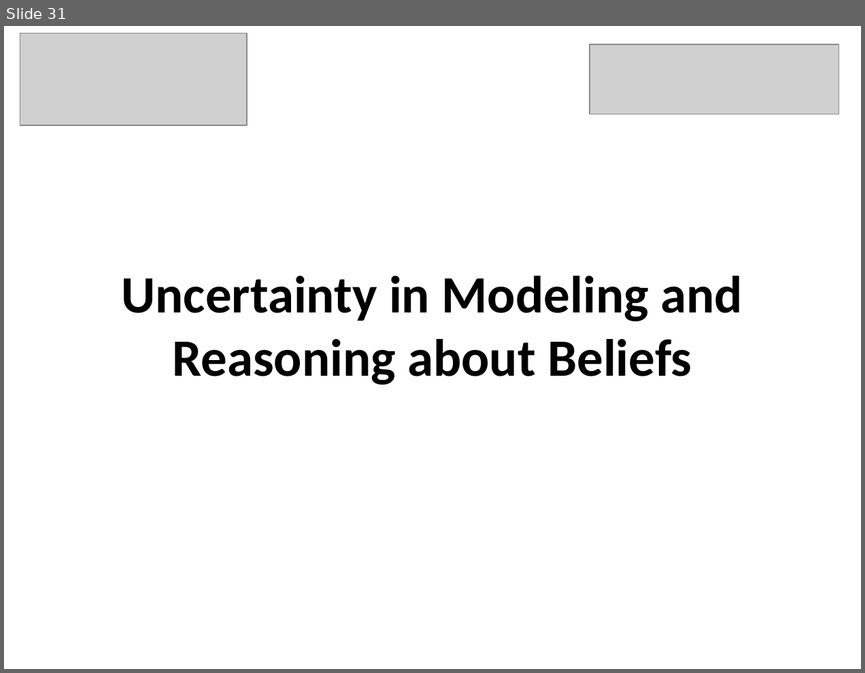
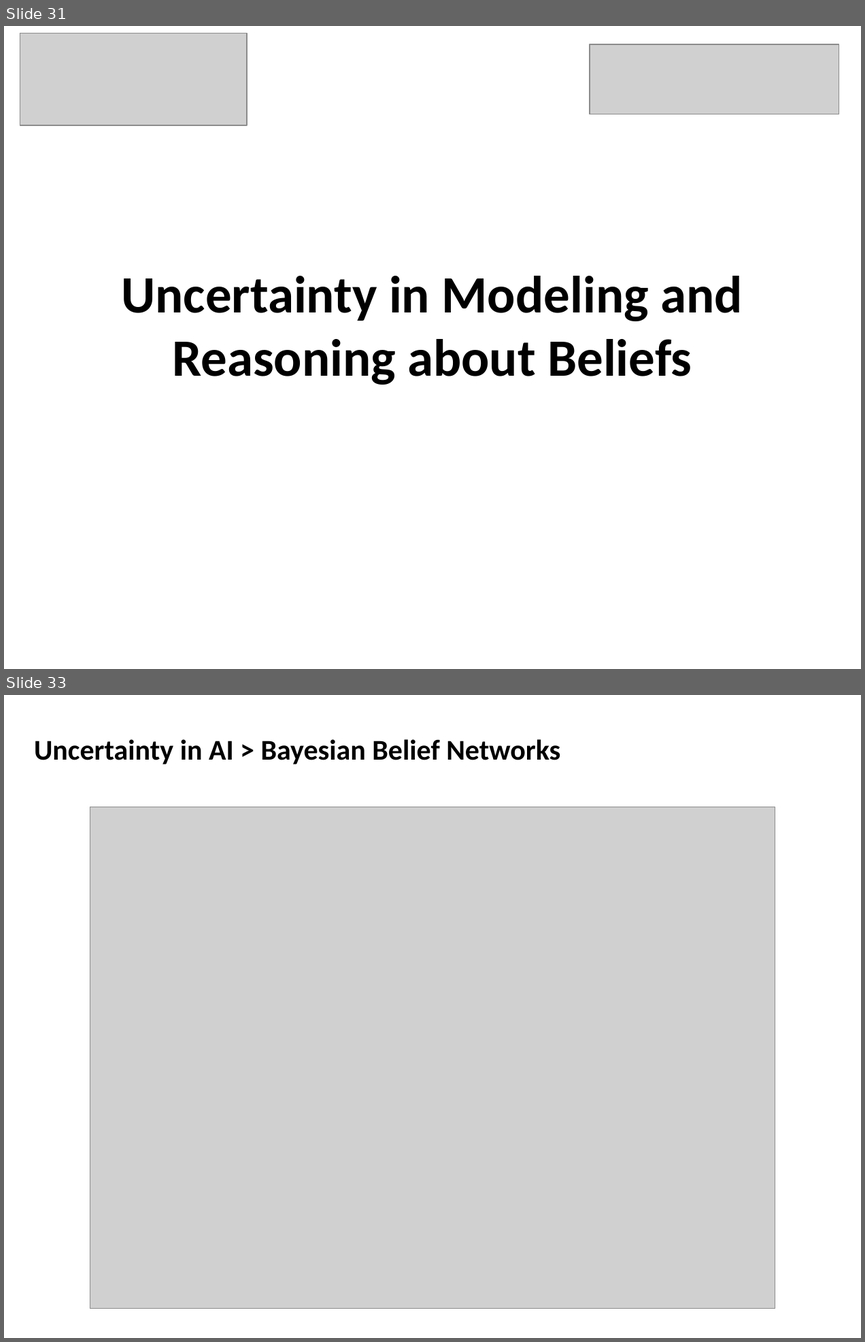
Before and after one commit to mshayganfar/CompExam1, a slide deck: presentation/PhD-comprehensive-exam.pptx. Shown one above the other, each under a label of ours: slide 31 before the commit, slides 31 and 33 after it; the slides between them are not shown. The pictures are 865x673 and 865x1342 pixels, drawn with LibreOffice and Linux fonts; fonts in the diff are those of the drawing; grey boxes stand for pictures. Boxes give left, top, right and bottom in pixels: in the first picture for what was removed or moved away, otherwise in the second. Text is boxed around its words. In the diff, an @@ line names an element or a change of style, - is before the commit and + after.

```diff
--- a/presentation/PhD-comprehensive-exam.pptx
+++ b/presentation/PhD-comprehensive-exam.pptx
@@ slide 33 added at (4,695,861,1338), background #FFFFFF @@
@@ text added at (34,739,560,764), 24 pt, text #000000, bold @@
+Uncertainty in AI > Bayesian Belief Networks
@@ picture added at (90,807,774,1308) @@
```
Also in this commit, not shown: 3 other slides added.
